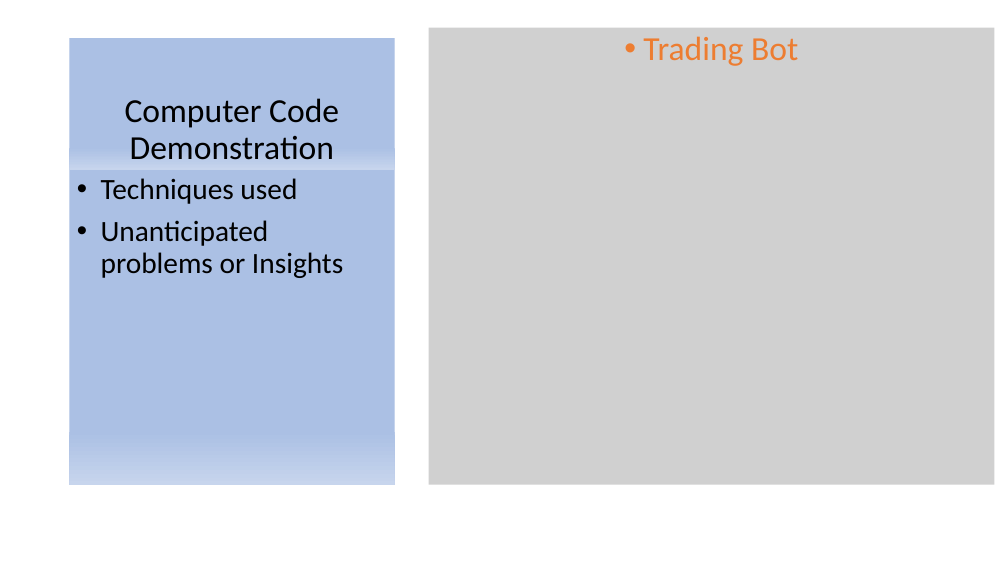
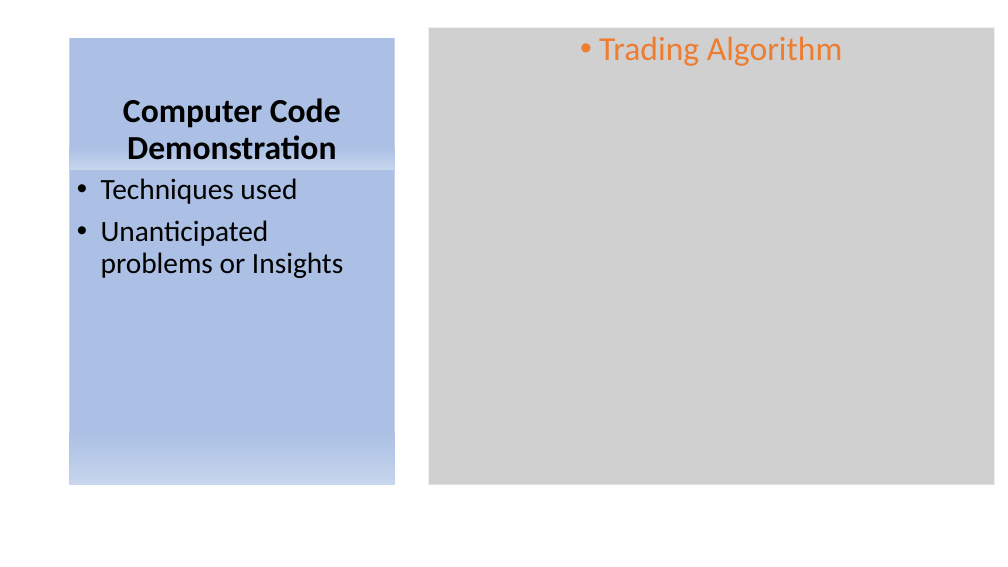
Before and after one commit to nestor39/trading_algorithm, a slide deck: slide 7 of Project_3.pptx (slide 5 before the commit). Drawn at 1008x567 pixels with LibreOffice and Linux fonts; fonts in the diff are those of the drawing; grey boxes stand for pictures; background and template pictures are left out. Boxes give left, top, right and bottom in pixels: in the first picture for what was removed or moved away, otherwise in the second. Text is boxed around its words. In the diff, an @@ line names an element or a change of style, - is before the commit and + after.

```diff
--- a/Project_3.pptx
+++ b/Project_3.pptx
@@ title "Computer Code Demonstration" at (70,38,395,170): bold on @@
@@ text in picture at (599,36,843,66): text changed @@
-• Trading Bot
+• Trading Algorithm
```
Also in this commit, not shown: 7 other slides changed, 2 slides added, 2 other files.
